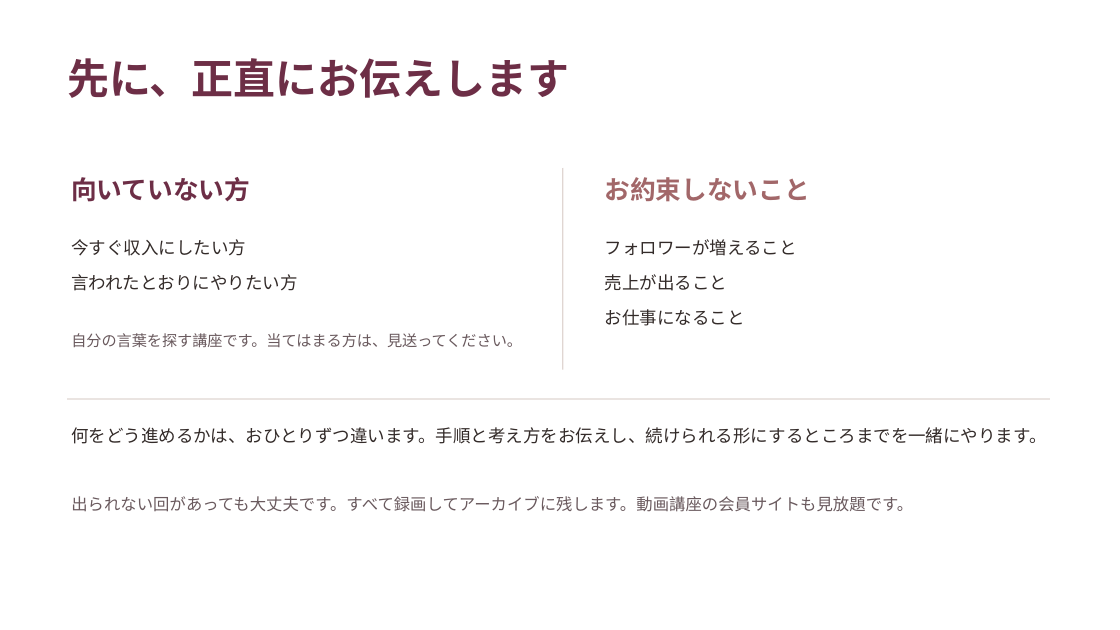
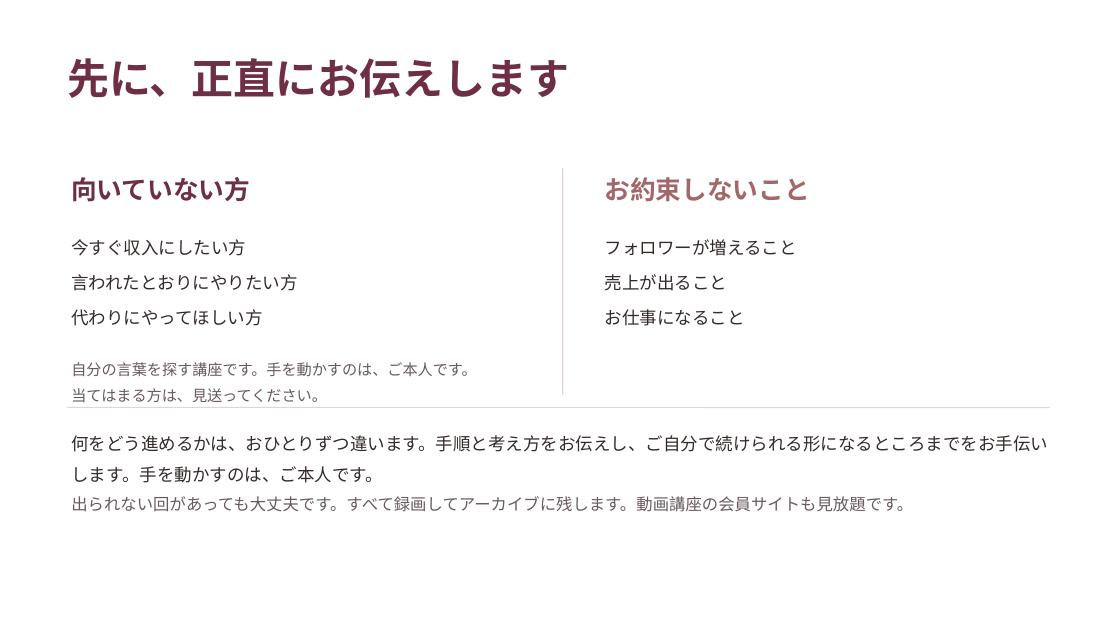
Before and after one commit to fashio17/potential-lamp, a slide deck: slide 25 of 運用/説明会/説明会_3コース_2026年10月期_v2.pptx (slide 24 before the commit). Drawn at 1120x630 pixels with LibreOffice and Linux fonts; fonts in the diff are those of the drawing. Boxes give left, top, right and bottom in pixels: in the first picture for what was removed or moved away, otherwise in the second. Text is boxed around its words. In the diff, an @@ line names an element or a change of style, - is before the commit and + after.

```diff
--- a/運用/説明会/説明会_3コース_2026年10月期_v2.pptx
+++ b/運用/説明会/説明会_3コース_2026年10月期_v2.pptx
@@ line moved from (563, 168) - (563, 370) to (563, 168) - (563, 395) @@
@@ text at bbox=[71, 309, 263, 326]: paragraph added @@
+代わりにやってほしい方
@@ text "自分の言葉を探す講座です。手を動かすのは、ご本人です。" at bbox=[71, 362, 476, 402]: vertical alignment middle to top @@
@@ text at bbox=[71, 362, 476, 402]: text changed @@
-自分の言葉を探す講座です。当てはまる方は、見送ってください。
+自分の言葉を探す講座です。手を動かすのは、ご本人です。
+当てはまる方は、見送ってください。
@@ line moved from (67, 399) - (1050, 399) to (67, 408) - (1050, 408) @@
@@ text at bbox=[71, 435, 1048, 483]: text changed @@
-何をどう進めるかは、おひとりずつ違います。手順と考え方をお伝えし、続けられる形にするところまでを一緒にやります。
+何をどう進めるかは、おひとりずつ違います。手順と考え方をお伝えし、ご自分で続けられる形になるところまでをお手伝いします。手を動かすのは、ご本人です。
```
Also in this commit, not shown: 11 other slides changed, 1 slide added, 13 other files.
